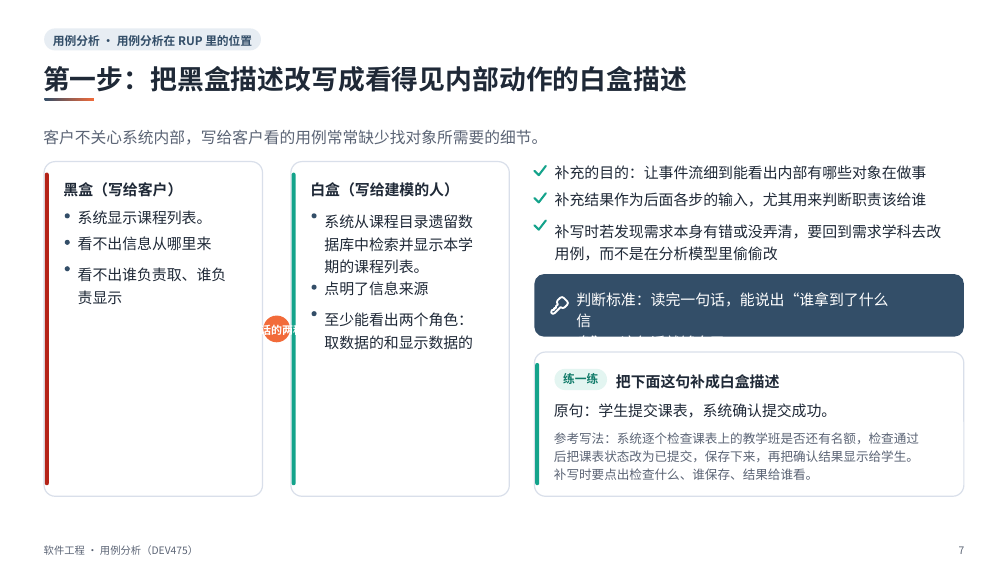
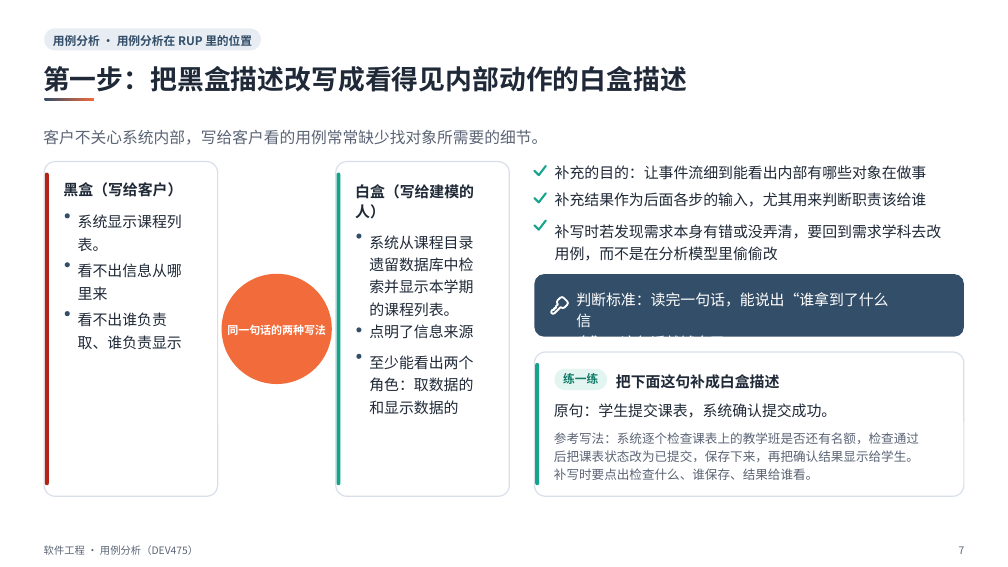
Before and after one commit to sweetcornna/JLU-remake, a slide deck: slide 7 of 大三上/软件工程/重制版PPT/用例分析（DEV475）（重制版）.pptx. Drawn at 1008x567 pixels with LibreOffice and Linux fonts; fonts in the diff are those of the drawing. Boxes give left, top, right and bottom in pixels: in the first picture for what was removed or moved away, otherwise in the second. Text is boxed around its words. In the diff, an @@ line names an element or a change of style, - is before the commit and + after.

```diff
--- a/大三上/软件工程/重制版PPT/用例分析（DEV475）（重制版）.pptx
+++ b/大三上/软件工程/重制版PPT/用例分析（DEV475）（重制版）.pptx
@@ rounded rectangle: place and size @@
-rounded rectangle at box(44, 162, 262, 497)
+rounded rectangle at box(44, 162, 218, 497)
@@ rounded rectangle at box(44, 162, 218, 497): proportions changed @@
@@ rounded rectangle at box(336, 162, 510, 497): proportions changed @@
@@ rounded rectangle: place and size @@
-rounded rectangle at box(291, 162, 510, 497)
+rounded rectangle at box(336, 162, 510, 497)
@@ rounded rectangle: place and size @@
-rounded rectangle at box(292, 172, 296, 485)
+rounded rectangle at box(337, 172, 340, 485)
@@ text at box(355, 184, 474, 219): text changed @@
-白盒（写给建模的人）
+白盒（写给建模的
+人）
@@ text at box(78, 214, 182, 251): text changed @@
-系统显示课程列表。
+系统显示课程列
+表。
@@ ellipse: place and size @@
-ellipse at box(312, 213, 317, 219)
+ellipse at box(356, 234, 361, 239)
@@ text at box(369, 235, 473, 316): spaces changed @@
-系统从课程目录遗留数
-据库中检索并显示本学
-期的课程列表。
+系统从课程目录
+遗留数据库中检
+索并显示本学期
+的课程列表。
@@ ellipse: place and size @@
-ellipse at box(65, 240, 70, 245)
+ellipse at box(65, 262, 70, 268)
@@ text at box(78, 263, 182, 300): text changed @@
-看不出信息从哪里来
+看不出信息从哪
+里来
@@ ellipse: place and size @@
-ellipse at box(263, 315, 290, 342)
+ellipse at box(222, 274, 332, 384)
@@ ellipse: place and size @@
-ellipse at box(65, 266, 70, 271)
+ellipse at box(65, 312, 70, 317)
@@ text at box(78, 312, 182, 349): spaces changed @@
-看不出谁负责取、谁负
-责显示
+看不出谁负责
+取、谁负责显示
@@ 2 ellipses, 1 text: place and size @@
-2 ellipses, 1 text at box(312, 281, 428, 317)
+2 ellipses, 1 text at box(356, 324, 473, 359)
@@ text at box(369, 355, 473, 415): spaces changed @@
-至少能看出两个角色：
-取数据的和显示数据的
+至少能看出两个
+角色：取数据的
+和显示数据的
```
Also in this commit, not shown: 15 other slides changed, 3 other files.
